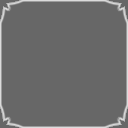
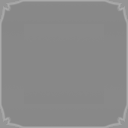
Two versions of the same layered image (128x128). Layer-by-layer changes:
"Layer #6": opacity 100% → 45%, blend overlay → darken over box(0, 0, 128, 128)
"disabled": opacity 32% → 78% over box(0, 0, 128, 128)
